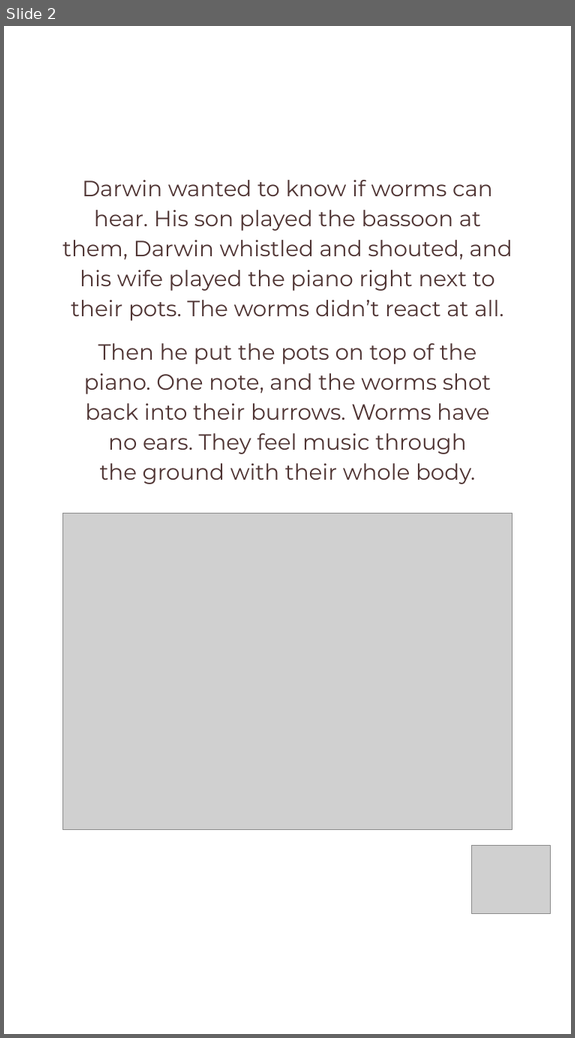
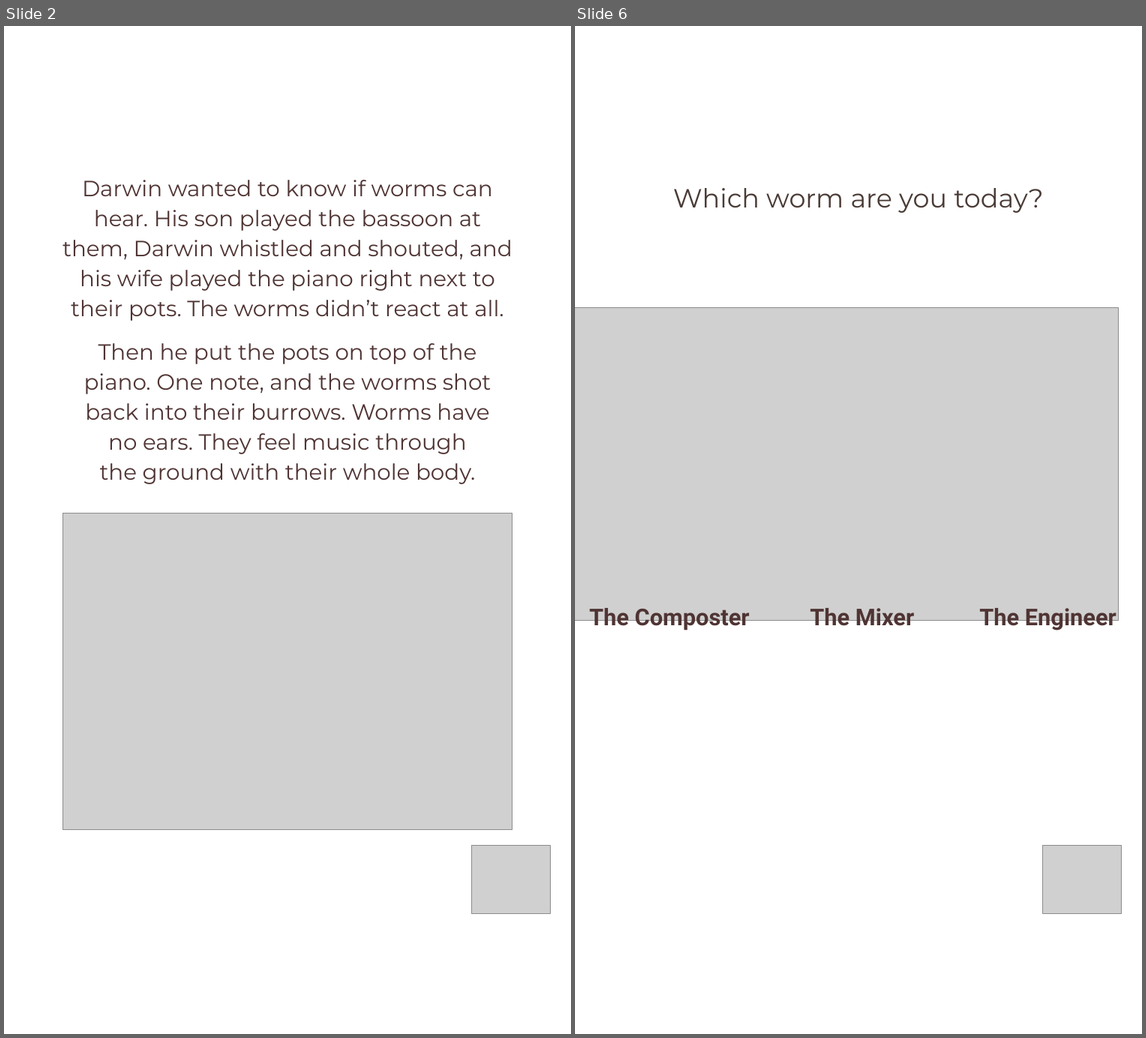
Before and after one commit to linneamoritznyc/final-SFWsite-Linnea, a slide deck: social/earthworm-day-2026-10-21/21-10-2026-wed-ig-story-earthworm.pptx. Shown side by side, each under a label of ours: slide 2 before the commit, slides 2 and 6 after it; the slides between them are not shown. The pictures are 575x1038 and 1146x1038 pixels, drawn with LibreOffice and Linux fonts; fonts in the diff are those of the drawing; grey boxes stand for pictures. Boxes give left, top, right and bottom in pixels: in the first picture for what was removed or moved away, otherwise in the second. Text is boxed around its words. In the diff, an @@ line names an element or a change of style, - is before the commit and + after.

```diff
--- a/social/earthworm-day-2026-10-21/21-10-2026-wed-ig-story-earthworm.pptx
+++ b/social/earthworm-day-2026-10-21/21-10-2026-wed-ig-story-earthworm.pptx
@@ slide 6 added at box(575, 26, 1142, 1034), background #FFFFFF @@
@@ text added at box(673, 188, 1043, 213), 37.5 pt, text #4A3B36 @@
+Which worm are you today?
@@ picture added at box(575, 308, 1118, 620) @@
@@ text added at box(589, 608, 750, 631), 33 pt, text #4F3433, bold @@
+The Composter
@@ text added at box(810, 608, 914, 631), 33 pt, text #4F3433, bold @@
+The Mixer
@@ text added at box(979, 608, 1117, 631), 33 pt, text #4F3433, bold @@
+The Engineer
@@ picture added at box(1042, 845, 1121, 913) @@
```
Also in this commit, not shown: 3 slides changed, 1 other slide added, 8 other files.
